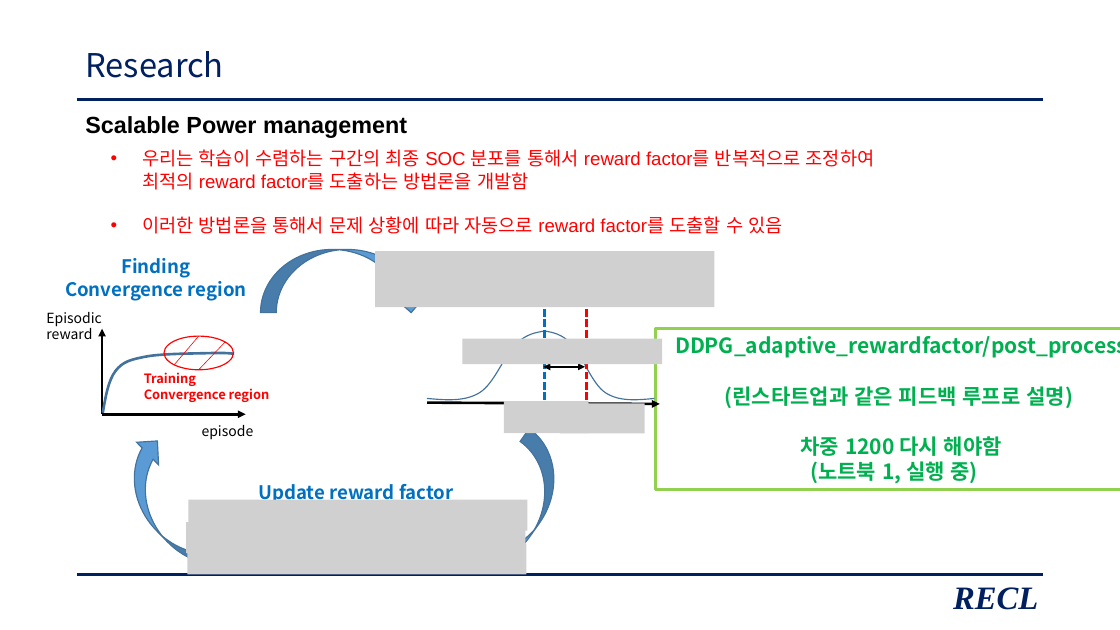
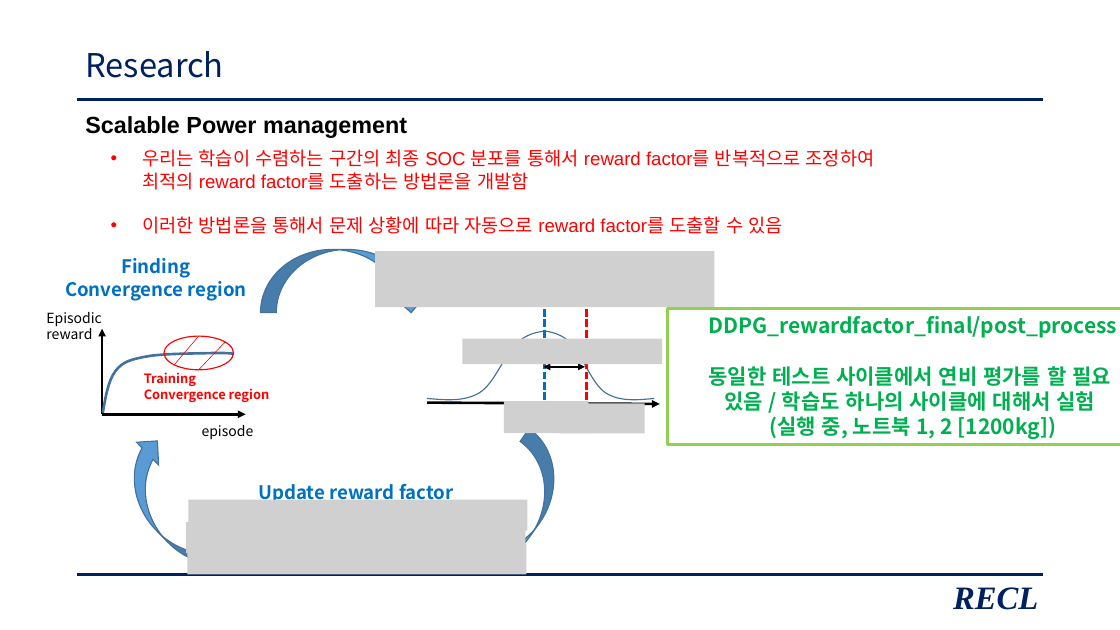
Before and after one commit to zidane89/experiment_essential, a slide deck: slide 31 of 발표자료_중안2.pptx. Drawn at 1120x630 pixels with LibreOffice and Linux fonts; fonts in the diff are those of the drawing; grey boxes stand for pictures. Boxes give left, top, right and bottom in pixels: in the first picture for what was removed or moved away, otherwise in the second. Text is boxed around its words. In the diff, an @@ line names an element or a change of style, - is before the commit and + after.

```diff
--- a/발표자료_중안2.pptx
+++ b/발표자료_중안2.pptx
@@ rectangle removed at (656, 329, 1120, 490) @@
-DDPG_adaptive_rewardfactor/post_process
-(린스타트업과 같은 피드백 루프로 설명)
-차중 1200 다시 해야함
-(노트북 1, 실행 중)
@@ rectangle added at (667, 309, 1120, 445), outline #92D050 2.25 pt, 18 pt, text #00B050, bold @@
+DDPG_rewardfactor_final/post_process
+동일한 테스트 사이클에서 연비 평가를 할 필요
+있음 / 학습도 하나의 사이클에 대해서 실험
+(실행 중, 노트북 1, 2 [1200kg])
```
Also in this commit, not shown: 8 other slides changed.
